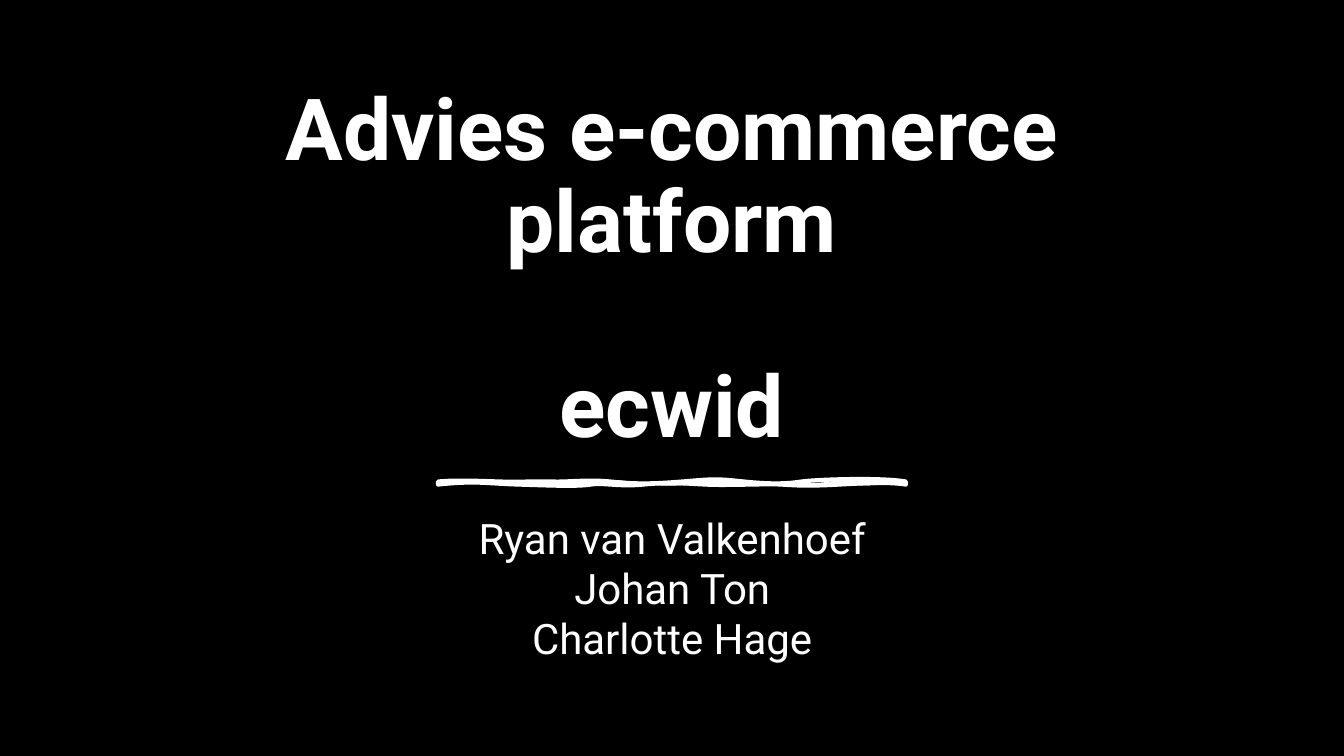
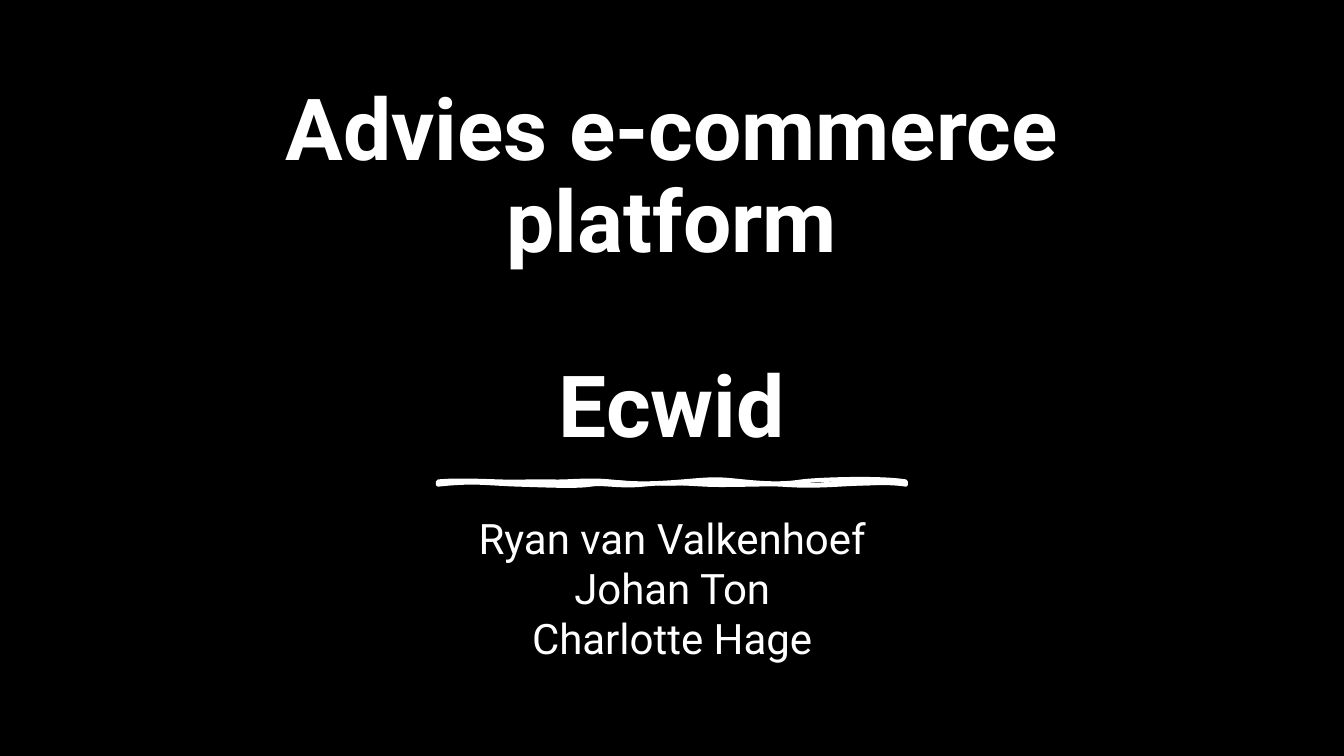
Before and after one commit to CcharlotteHh/legacy, a slide deck: slide 1 of documenten/Advies e-commerce platform opdracht.pptx. Drawn at 1344x756 pixels with LibreOffice and Linux fonts; fonts in the diff are those of the drawing; background and template pictures are left out. Boxes give left, top, right and bottom in pixels: in the first picture for what was removed or moved away, otherwise in the second. Text is boxed around its words. In the diff, an @@ line names an element or a change of style, - is before the commit and + after.

```diff
--- a/documenten/Advies e-commerce platform opdracht.pptx
+++ b/documenten/Advies e-commerce platform opdracht.pptx
@@ title at (286, 95, 1057, 438): text changed @@
-Advies e-commerce platform
-ecwid
+Advies e-commerce platform
+Ecwid
```
Also in this commit, not shown: 3 other slides changed, 2 slides added, 2 other files.
